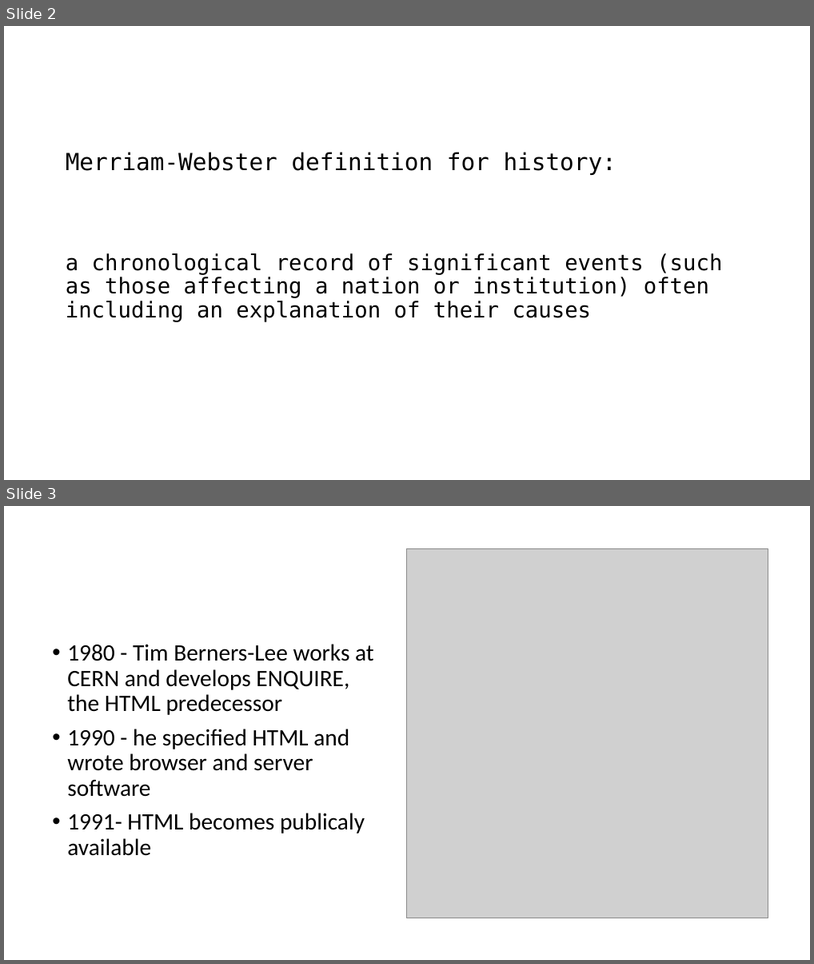
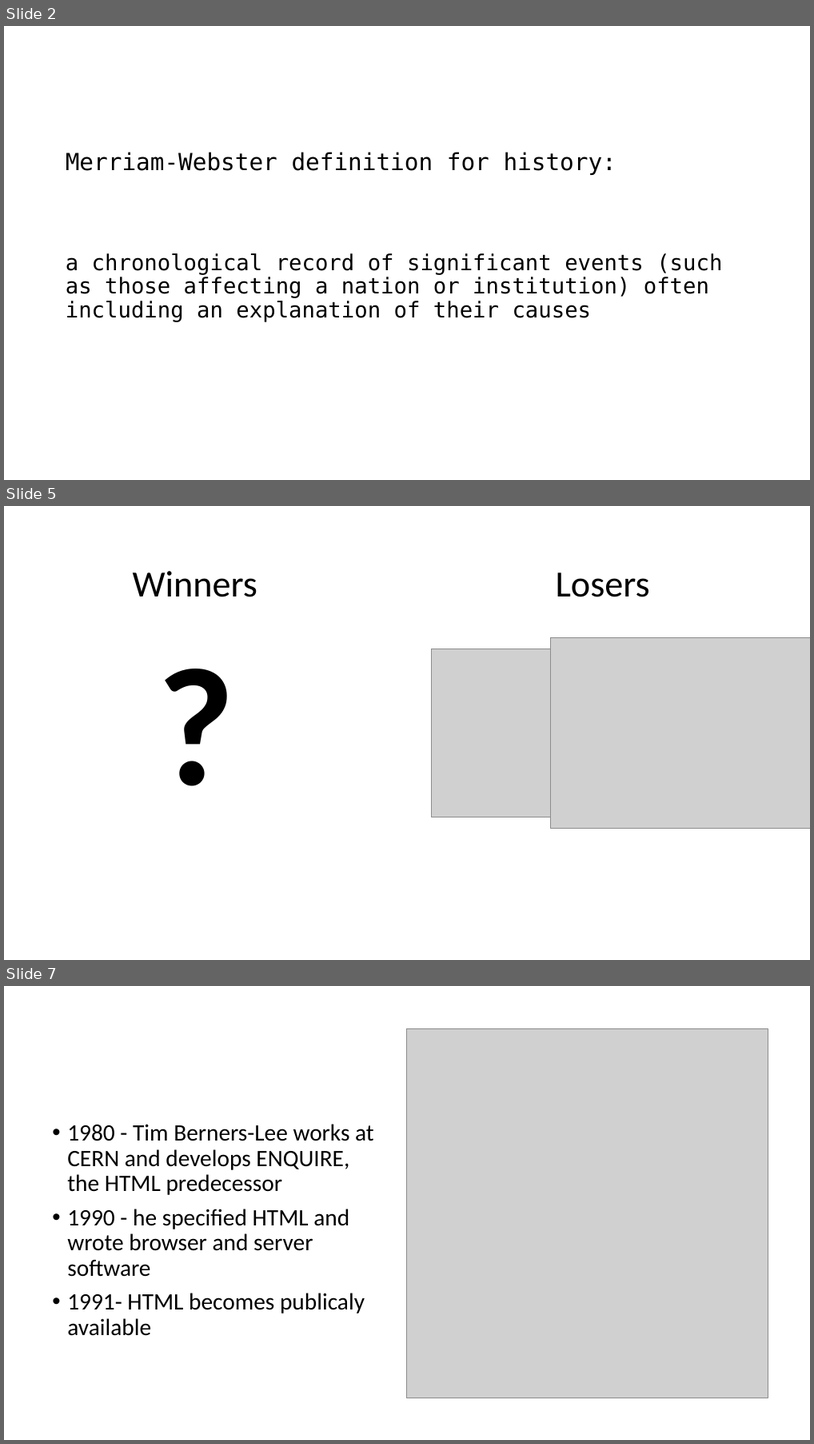
Before and after one commit to andrewsunglaekim/history-of-fefw, a slide deck: deck.pptx. Shown one above the other, each under a label of ours: slides 2 and 3 before the commit, slides 2, 5 and 7 after it; the slides between them are not shown. The pictures are 814x964 and 814x1444 pixels, drawn with LibreOffice and Linux fonts; fonts in the diff are those of the drawing; grey boxes stand for pictures. Boxes give left, top, right and bottom in pixels: in the first picture for what was removed or moved away, otherwise in the second. Text is boxed around its words. In the diff, an @@ line names an element or a change of style, - is before the commit and + after.

```diff
--- a/deck.pptx
+++ b/deck.pptx
@@ slide 5 added at (4, 506, 810, 960), background #FFFFFF @@
@@ title added at (133, 571, 258, 597), 44 pt, text #000000 @@
+Winners
@@ text added at (556, 572, 650, 597), 44 pt, text #000000 @@
+Losers
@@ text added at (151, 614, 238, 824), 200 pt, text #000000, bold @@
+?
@@ picture added at (432, 648, 600, 817) @@
@@ picture added at (551, 638, 810, 828) @@
@@ what was slide 3 is now slide 7 @@
```
Also in this commit, not shown: 1 slide changed, 5 other slides added, 4 other files.
